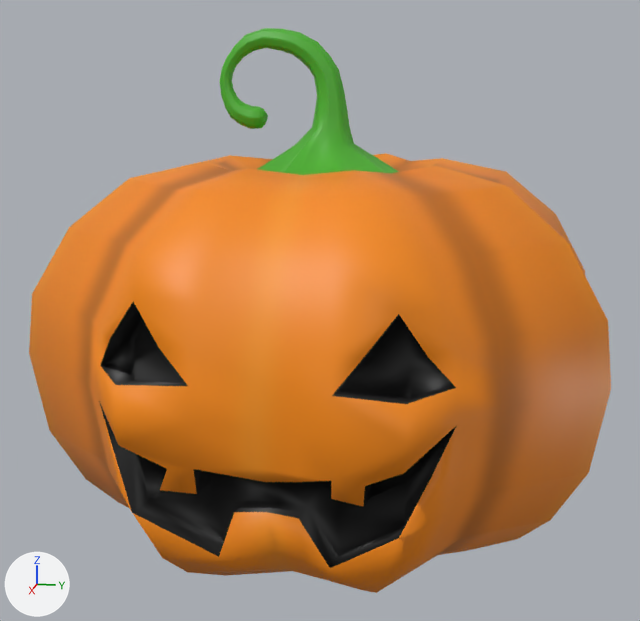
The FBX model Assets/Models/Stage Objects/Halloween/pumpkin.fbx as it was, and as the next commit left it.
Rendered twice from a camera (50 mm lens) standing at (3.09, 0.59, 0.68) and looking at (0.03, -0.02, -0.09). The axes (+X, +Y, +Z) are drawn at lower left. The lights are the same throughout. Vertices at the same position are counted once.

Names of what the first picture shows: 'JackoLantern'.
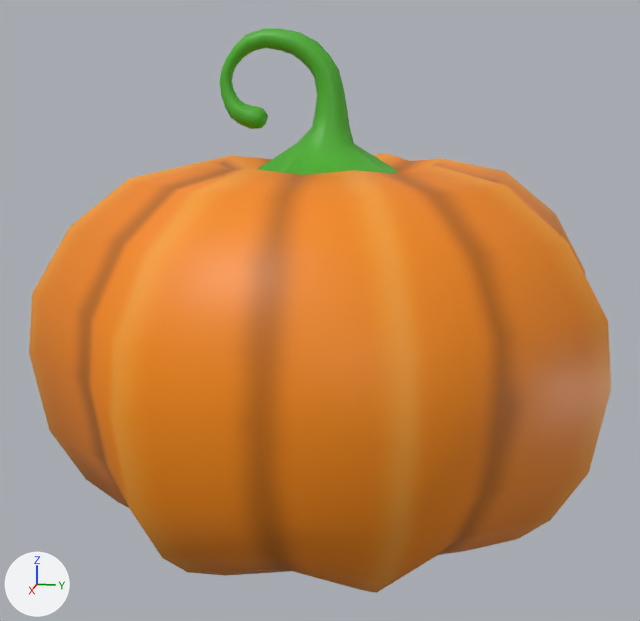
The newer file is also rescaled (x0.971) as a whole; pictures and numbers use the older file's frame.

The change, as a diff of the scene's bpy script:
```diff
--- a/Assets/Models/Stage Objects/Halloween/pumpkin.fbx.py
+++ b/Assets/Models/Stage Objects/Halloween/pumpkin.fbx.py
@@ img_pumpkin_png @@
+img_pumpkin_png = load_image('Pumpkin.png', 'Pumpkin.png', 562, 562, 'sRGB')
@@ mat_material_001 @@
+mat_material_001 = principled_material('Material.001')
+mat_material_001.texture = img_pumpkin_png  # with its transparency
@@ me_circle_003 @@
 # used by ob_jackolantern; location = (0.0, 0.0, 0.0)
-me_circle_003.from_pydata(...)  # 949 vertices, 967 faces; spans x -0.96..0.96, y -0.97..0.96, z -0.88..0.89
+me_circle_003.from_pydata(...)  # 546 vertices, 552 faces; spans x -0.96..0.96, y -0.97..0.96, z -0.88..0.89
+# me_circle_003 part 1: 405 vertices removed from x -0.95..0.95, y -0.95..0.95, z -0.87..0.89; 2 vertices added at x 0.94, y -0.39..0.38, z 0.01
+# me_circle_003 part 2: 314 faces spanning x -0.92..0.61, y -0.92..0.91, z -0.88..0.89 switch from mat_material_004 (picture img_jackolantern_png) to mat_material_001 (picture img_pumpkin_png)
```

Boxes (x1, y1, x2, y2) around the edits, measured in the pictures (640 x 621 px):
part 1 of me_circle_003, cut back: before (75, 33, 580, 585); after (91, 244, 498, 445)
part 2 of me_circle_003, recoloured: (92, 113, 566, 508) in both
